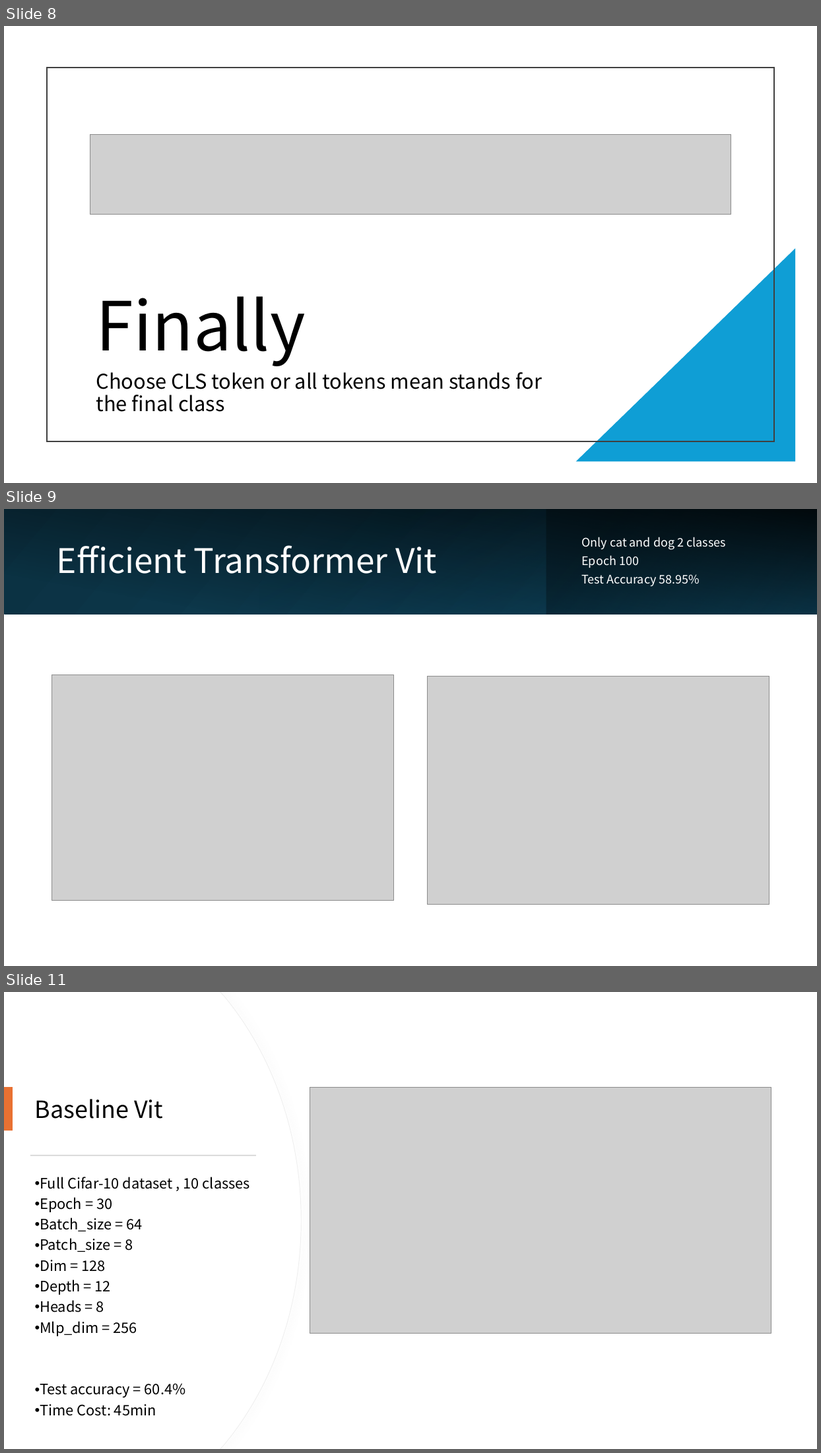
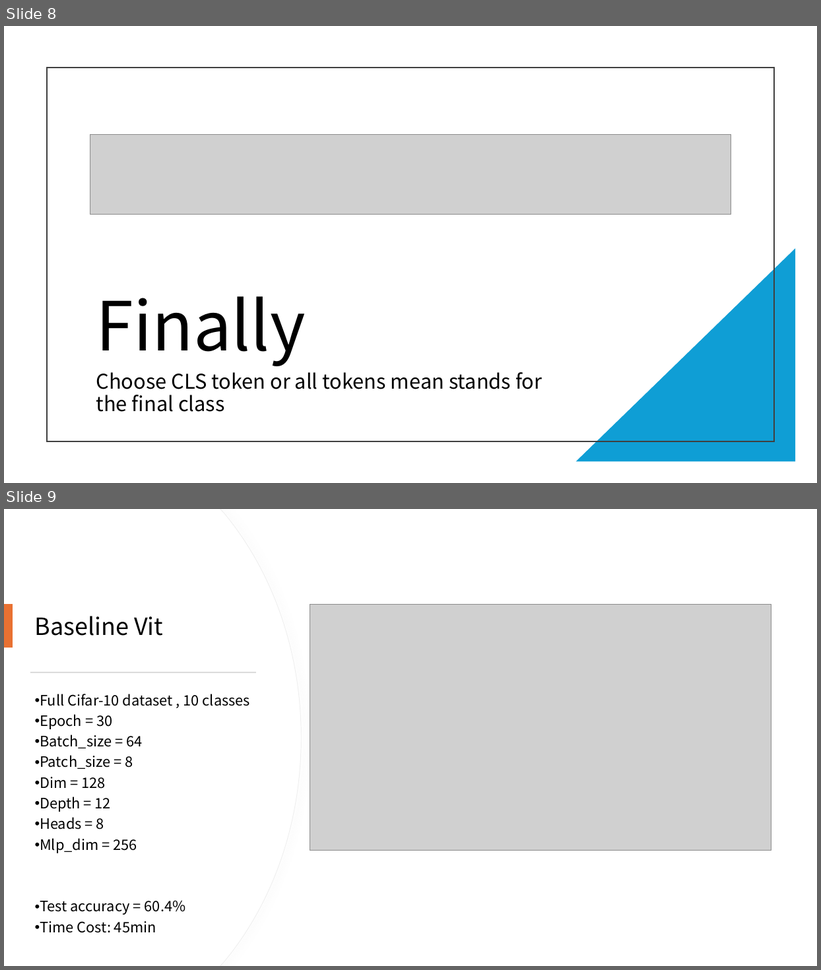
Before and after one commit to 410oldfish/Adv-CV, a slide deck: A1/Report/Vit.pptx. Shown one above the other, each under a label of ours: slides 8, 9 and 11 before the commit, slides 8 and 9 after it; the slides between them are not shown. The pictures are 821x1453 and 821x970 pixels, drawn with LibreOffice and Linux fonts; fonts in the diff are those of the drawing; grey boxes stand for pictures. Boxes give left, top, right and bottom in pixels: in the first picture for what was removed or moved away, otherwise in the second. Text is boxed around its words. In the diff, an @@ line names an element or a change of style, - is before the commit and + after.

```diff
--- a/A1/Report/Vit.pptx
+++ b/A1/Report/Vit.pptx
@@ slide 9 removed at <box>4,509,817,966</box>, background #FFFFFF @@
@@ rectangle removed at <box>4,509,817,614</box> @@
@@ rectangle removed at <box>4,509,817,614</box> @@
@@ rectangle removed at <box>259,509,547,614</box> @@
@@ rectangle removed at <box>547,509,817,614</box> @@
@@ title removed at <box>57,545,437,574</box> @@
-Efficient Transformer Vit
@@ subtitle removed at <box>582,537,726,586</box> @@
-Only cat and dog 2 classes
-Epoch 100
-Test Accuracy 58.95%
@@ picture removed at <box>52,675,394,900</box> @@
@@ picture removed at <box>427,676,770,905</box> @@
@@ what was slide 11 is now slide 9 @@
```
Also in this commit, not shown: 1 other slide removed.
